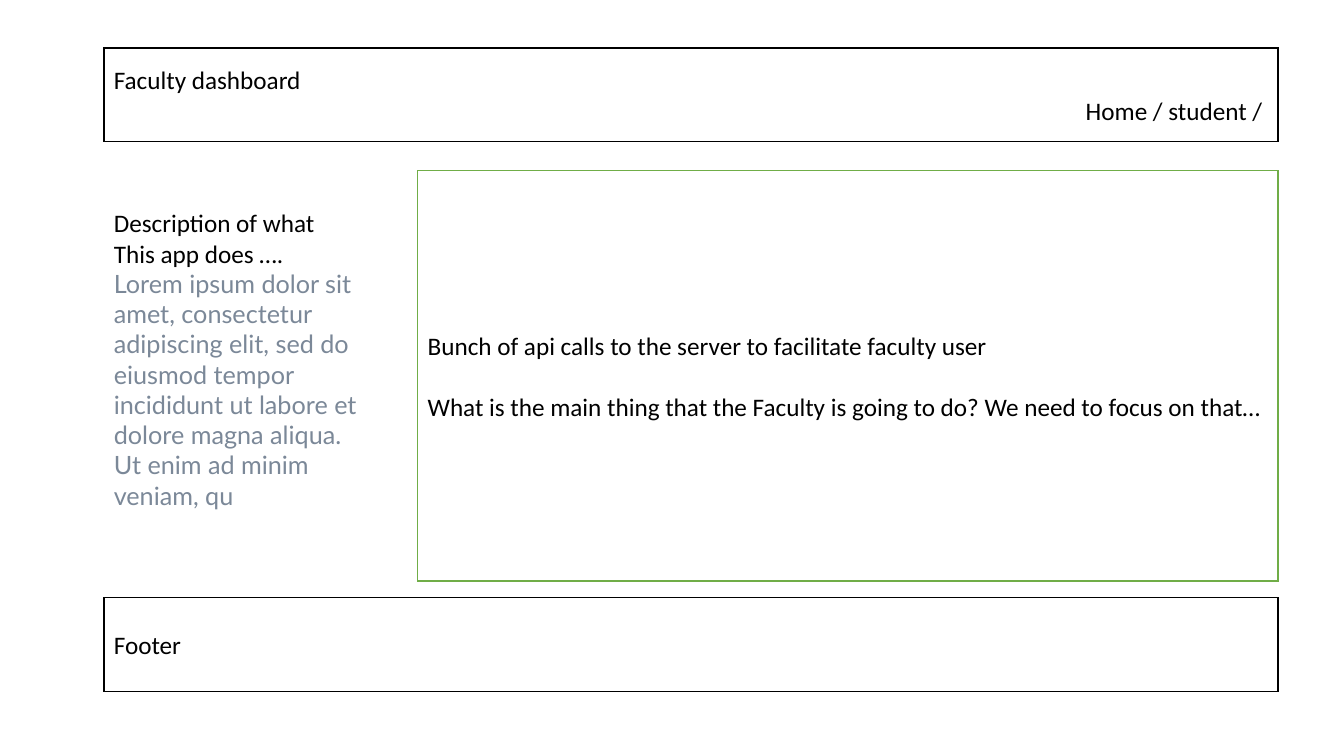
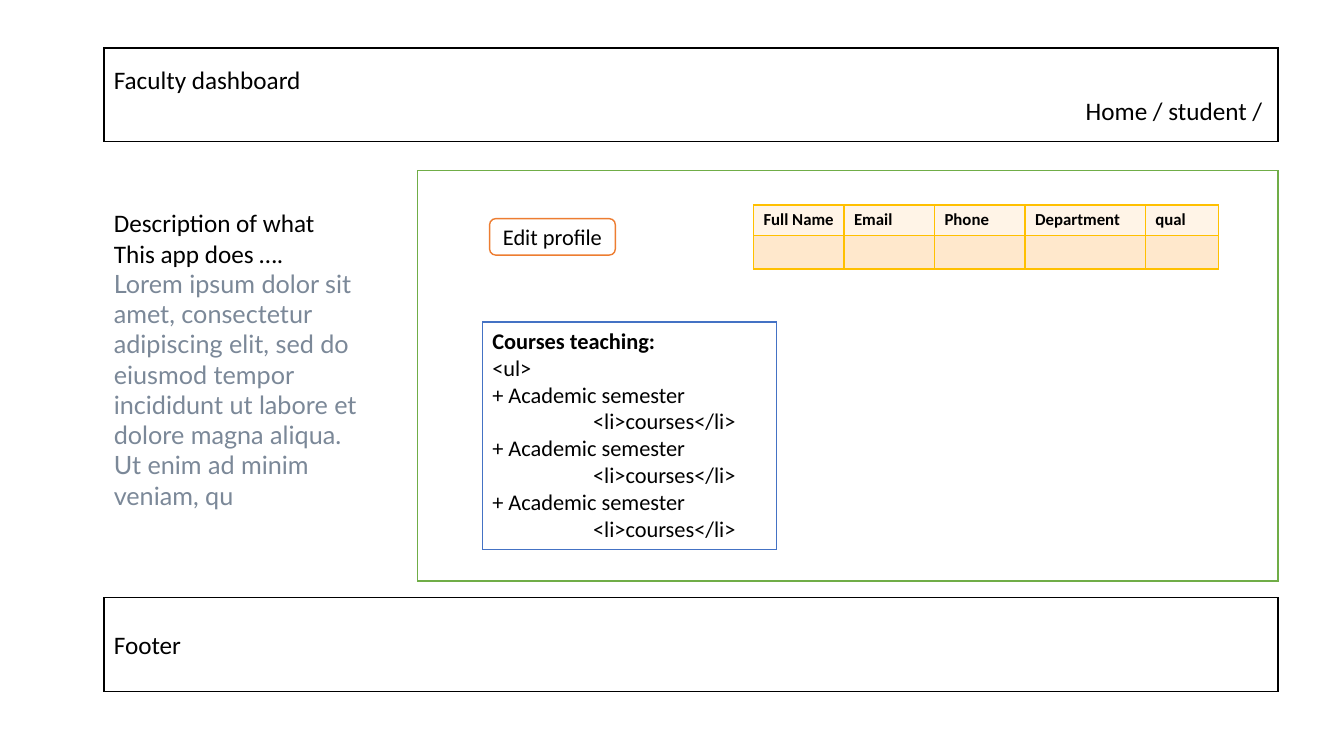
Before and after one commit to dinozio-design/SchoolMaster, a slide deck: slide 4 of Notes/School Master.pptx. Drawn at 1344x756 pixels with LibreOffice and Linux fonts; fonts in the diff are those of the drawing. Boxes give left, top, right and bottom in pixels: in the first picture for what was removed or moved away, otherwise in the second. Text is boxed around its words. In the diff, an @@ line names an element or a change of style, - is before the commit and + after.

```diff
--- a/Notes/School Master.pptx
+++ b/Notes/School Master.pptx
@@ table added at box(753, 205, 1218, 268), 2 rows, 5 columns @@
+Full Name | Email | Phone | Department | qual
+ |  |  |  | 
@@ rounded rectangle added at box(490, 219, 616, 255), fill #FFFFFF, outline #ED7D31 1 pt, 16 pt, text #000000 @@
+Edit profile
@@ rectangle added at box(483, 323, 777, 551), fill #FFFFFF, outline #4472C4 1 pt, 16 pt, text #000000 @@
+Courses teaching:
+<ul>
++ Academic semester
+<li>courses</li>
++ Academic semester
+<li>courses</li>
++ Academic semester
+<li>courses</li>
@@ text in rectangle at box(428, 337, 1260, 421): text removed @@
-Bunch of api calls to the server to facilitate faculty user
-What is the main thing that the Faculty is going to do? We need to focus on that…
```
Also in this commit, not shown: 1 other slide changed.
